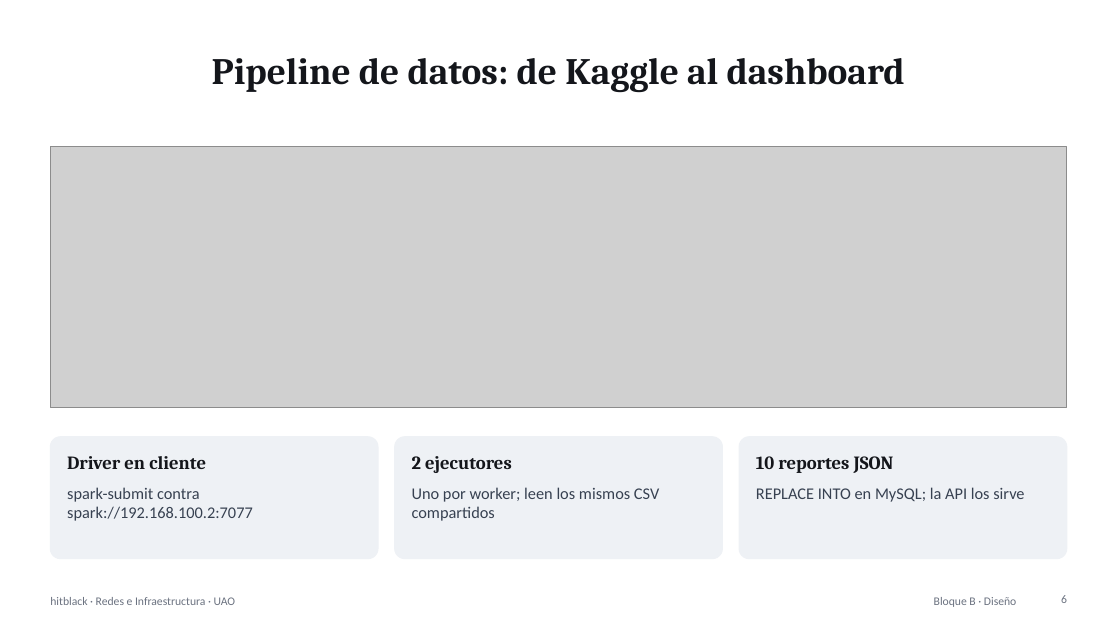
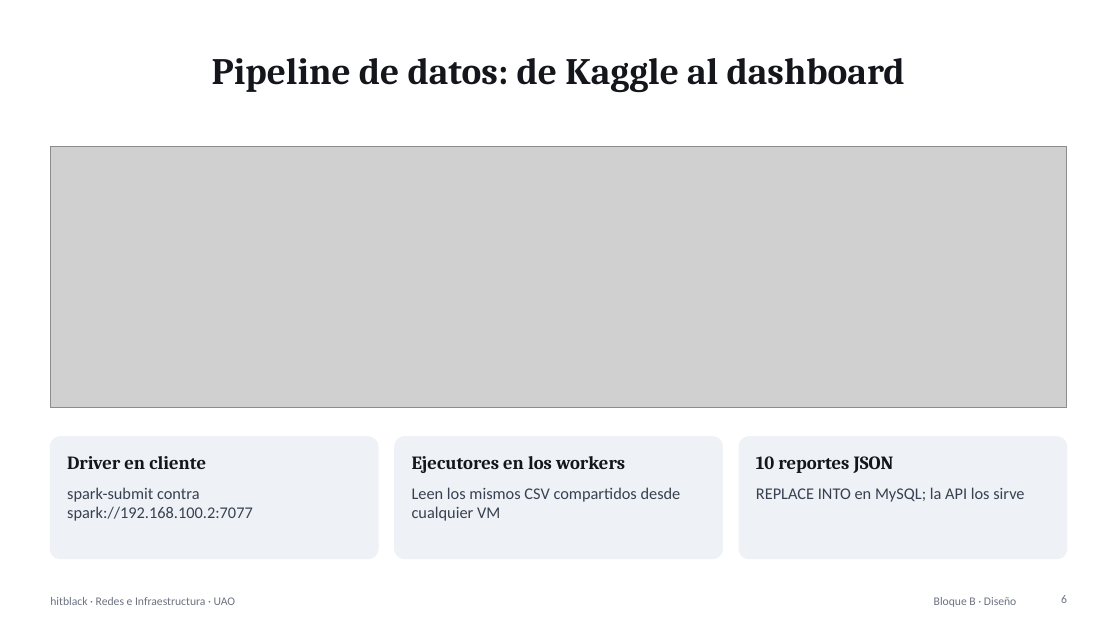
Before and after one commit to miguelesperez/hitblack-infraestructura, a slide deck: slide 6 of docs/Presentacion_hitblack.pptx. Drawn at 1120x630 pixels with LibreOffice and Linux fonts; fonts in the diff are those of the drawing; grey boxes stand for pictures. Boxes give left, top, right and bottom in pixels: in the first picture for what was removed or moved away, otherwise in the second. Text is boxed around its words. In the diff, an @@ line names an element or a change of style, - is before the commit and + after.

```diff
--- a/docs/Presentacion_hitblack.pptx
+++ b/docs/Presentacion_hitblack.pptx
@@ text at <box>412,456,625,473</box>: text changed @@
-2 ejecutores
+Ejecutores en los workers
@@ text at <box>412,487,681,521</box>: text changed @@
-Uno por worker; leen los mismos CSV compartidos
+Leen los mismos CSV compartidos desde cualquier VM
```
Also in this commit, not shown: 2 other slides changed, 1 other file.
